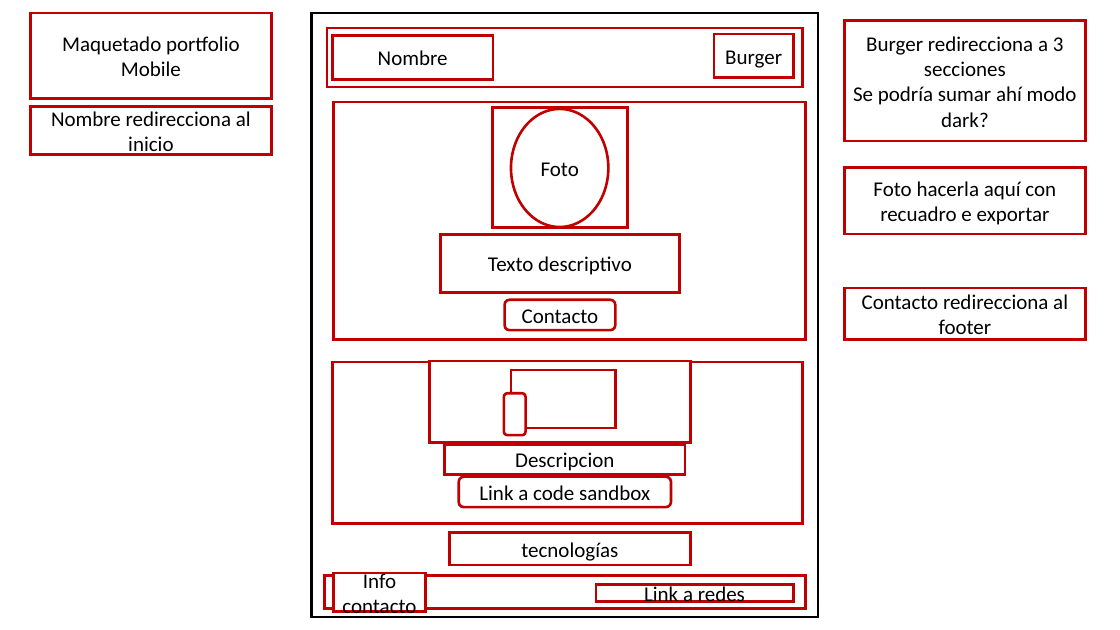
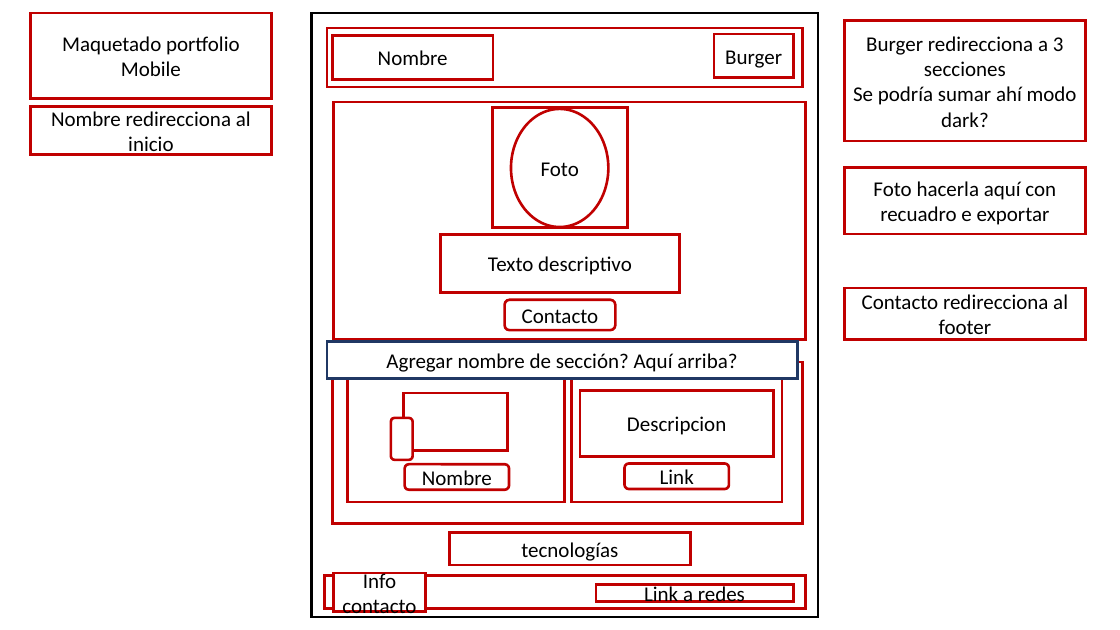
Before and after one commit to marioconti/portfolio-mario-augusto-conti, a slide deck: slide 1 of Maquetado portfolio.pptx. Drawn at 1120x630 pixels with LibreOffice and Linux fonts; fonts in the diff are those of the drawing. Boxes give left, top, right and bottom in pixels: in the first picture for what was removed or moved away, otherwise in the second. Text is boxed around its words. In the diff, an @@ line names an element or a change of style, - is before the commit and + after.

Commit message:
se agrega array con datos de los proyectos. se da estilo a seccion de proyecto. se hacen cambios en el maquetado de la seccion. se genera funcion para renderizado dinamico de las cards

```diff
--- a/Maquetado portfolio.pptx
+++ b/Maquetado portfolio.pptx
@@ rectangle added at (327, 341, 797, 379), fill #FFFFFF, outline #203864 2.25 pt, 18 pt, text #000000 @@
+Agregar nombre de sección? Aquí arriba?
@@ rectangle: place and size @@
-rectangle at (430, 361, 691, 443)
+rectangle at (348, 376, 565, 502)
@@ rectangle added at (572, 376, 782, 502), fill #FFFFFF, outline #C00000 2.25 pt @@
@@ rounded rectangle: place and size @@
-rounded rectangle at (504, 393, 526, 435)
+rounded rectangle at (391, 418, 413, 460)
@@ rectangle: place and size @@
-rectangle at (511, 371, 615, 429)
+rectangle at (403, 393, 507, 451)
@@ rectangle "Descripcion": place and size @@
-rectangle "Descripcion" at (444, 444, 686, 475)
+rectangle "Descripcion" at (580, 391, 773, 456)
@@ rounded rectangle added at (405, 465, 509, 490), fill #FFFFFF, outline #C00000 2.25 pt, 18 pt, text #000000 @@
+Nombre
@@ rounded rectangle "Link": place and size @@
-rounded rectangle "Link" at (459, 477, 671, 507)
+rounded rectangle "Link" at (624, 464, 728, 489)
@@ text in rounded rectangle at (660, 469, 694, 491): text changed @@
-Link a code sandbox
+Link
```
Also in this commit, not shown: 1 slide added, 1 slide removed, 16 other files.
